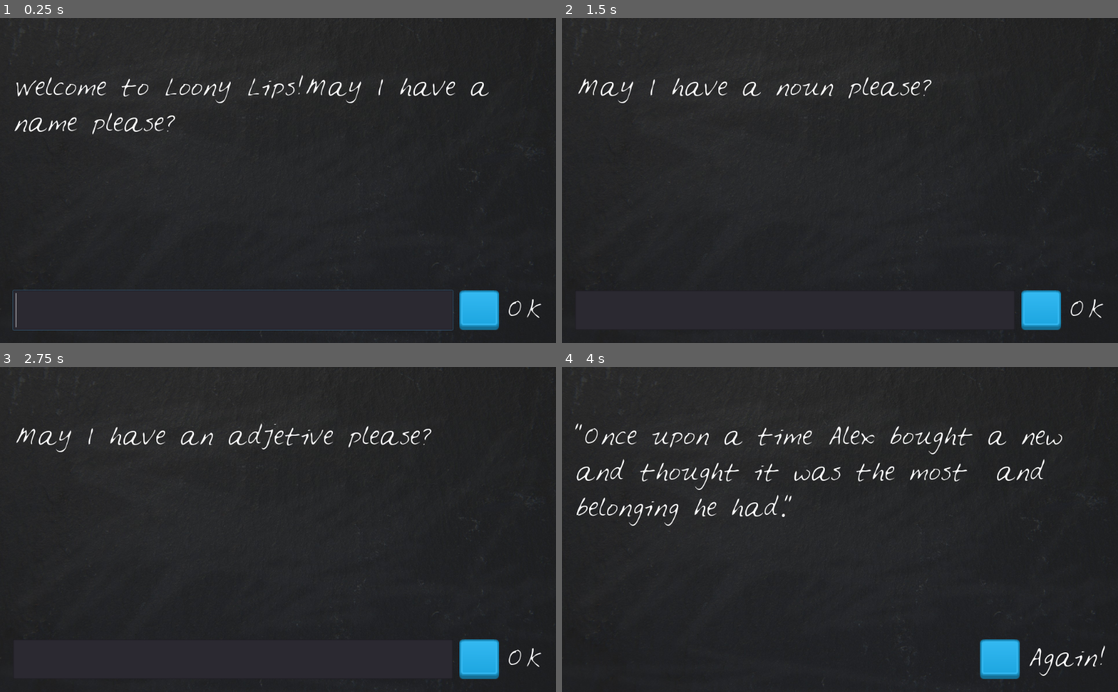
Above: before the commit, frames 1-4 (two rows, left to right).
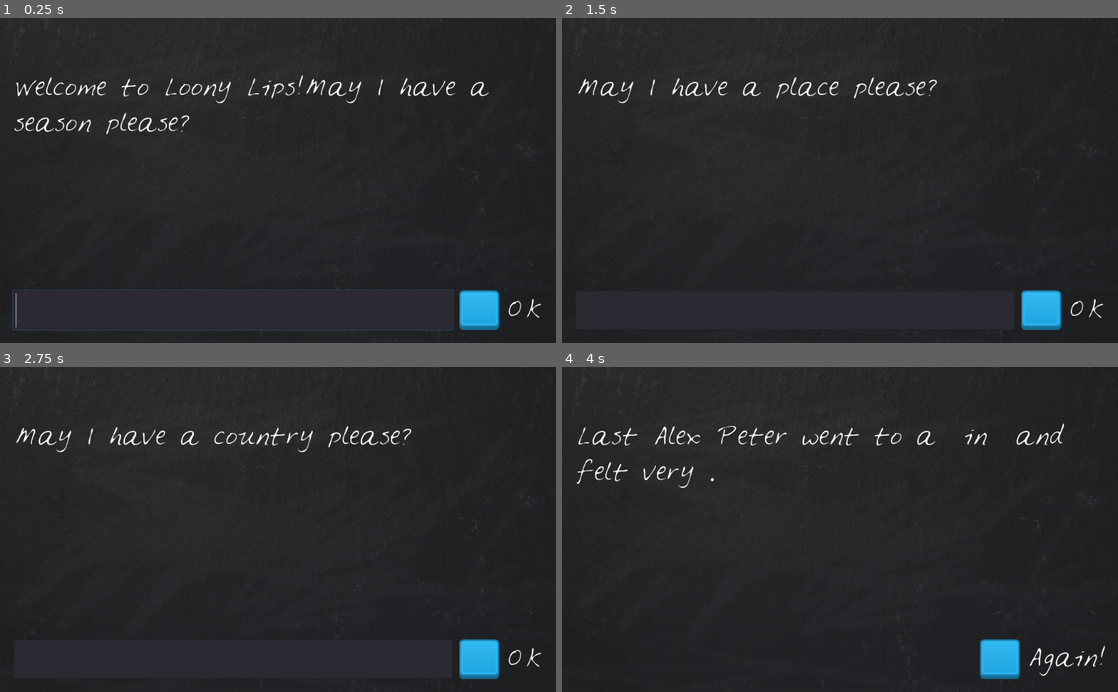
Above: after the commit, the same moments.

Repository: jruizluque/Godot2D_LoonyLips_3.1
Game: Godot game, scene res://LoonyLips.tscn
Same seed, same stepped clock (60 frames per second), same inputs: the game is played once before the commit and once after it.
Inputs (mouse positions are in pixels of both pictures, inside the frame that each line leads up to):
- Up to frame 1 (0.25 s): no input
- Up to frame 2 (1.5 s): click (795, 310) at 0.52 s; type "Alex" at 0.6 s; click (1040, 310) at 1.25 s
- Up to frame 3 (2.75 s): click (478, 659) at 2 s
- Up to frame 4 (4 s): click (1040, 659) at 2.75 s; tap Enter at 3.5 s

The runs differ from the first frame. In frame 1, 0.7% of the frame differs, in the area x 2-35%, y 29-36%; in frame 2, 0.6%; in frame 3, 0.8%; in frame 4, 3.3%, in the area x 2-91%, y 17-49%.

Commit message:
StoryBook Option 2: JSON

Diff:
--- a/LoonyLips.gd
+++ b/LoonyLips.gd
@@ -1,16 +1,6 @@
 extends Control
 
 var player_words = []
-#var template = [
-#	{
-#		"prompts" : ["a name", "a noun", "adjetive", "adverb"],
-#		"story" : "Once upon a time %s bought a new %s and thought it was the most %s and %s belonging he had."
-#	},
-#	{
-#		"prompts": ["a season", "a place", "a country", "a feeling"],
-#		"story" : "Last %s Peter went to a %s in %s and fel very %s."
-#	}
-#	]
 var current_story = {}
 
 onready var PlayerText = $VBoxContainer/HBoxContainer/PlayerText
@@ -26,10 +16,23 @@
 
 func set_current_story():
 	randomize()
-	var stories = $StoryBook.get_child_count()
-	var selected_storie = randi() % stories
-	current_story.prompts = $StoryBook.get_child(selected_storie).prompts
-	current_story.story = $StoryBook.get_child(selected_storie).story
+	# Option 1
+#	var stories = $StoryBook.get_child_count()
+#	var selected_storie = randi() % stories
+#	current_story.prompts = $StoryBook.get_child(selected_storie).prompts
+#	current_story.story = $StoryBook.get_child(selected_storie).story
+	# Option 2
+	var stories = get_from_json("StoryBook.json")
+	current_story = stories[randi() % stories.size()]
+
+
+func get_from_json(filename):
+	var file = File.new()
+	file.open(filename, File.READ)
+	var text = file.get_as_text()
+	var data = parse_json(text)
+	file.close()
+	return data
 
 
 func _on_PlayerText_text_entered(new_text):
--- /dev/null
+++ b/StoryBook.json
@@ -0,0 +1,10 @@
+[
+    {
+        "prompts" : ["a name", "a noun", "adjetive", "adverb"],
+        "story" : "Once upon a time %s bought a new %s.\n I thought it was the most %s and %s belonging he had."
+    },
+    {
+        "prompts": ["a season", "a place", "a country", "a feeling"],
+        "story" : "Last %s Peter went to a %s in %s and felt very %s."
+    }
+]
